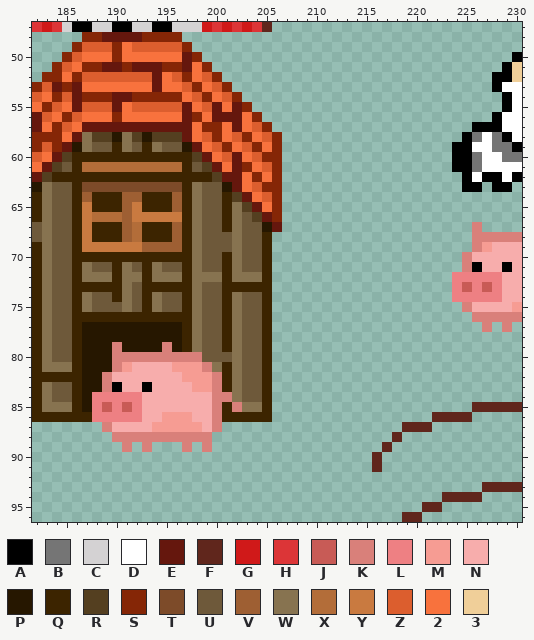
Pixel-art file -- AnimalFarm/Assets/_Game/Sprites/AnimalFarm_Atlas.aseprite. Above, as it was before the edit.
256x256 pixels, 1 frame. Colours within 5 levels of each other are drawn and written as one. Shown: x 182..230, y 47..96.
Palette (. is transparent): A #000000  B #757575  C #d4d2d3  D #ffffff  E #65170d  F #60261c  G #d01919  H #dc3537  J #c85b56  K #d9807a  L #ee8083  M #f69c93  N #f7adac  P #261700  Q #3c2400  R #543f20  S #852606  T #7d4b29  U #6e593a  V #9e5f33  W #877350  X #b36d39  Y #c97a40  Z #dc5e2e  2 #f8723d  3 #f0cf99
Pixels before (only the part around the change), first column x 182:
47 HGHCAACCAACCAACCCGHGHGHF.........................
48 .....SSEEEESSSS..................................
49 ....SZZZS2ZZZZZS.................................
50 ...SZ222S222222ES...............................A
51 ..SZ2SSEESEEESSE2S.............................A3
52 .SS2SZZZZZZZE2ZS2ZS...........................AA3
53 SZESE2222222E22ZS2ZS..........................ADD
54 Z2SZESSSEESSSSS2ZS2ZS..........................AD
55 2SZ2EZZZE2ZZZZZE2ZE2ES.........................AD
56 EZ2SZ222S222222ES2EEE2S.......................ADD
57 E2SZ2EEEEEEEEEEE2SS2E2ZS....................AAADD
58 SSS2EWRRPWRPRRRE2ZS2ZS2ZS..................ABDBAD
59 SZSEPWUUQWUQWUUPE2ZS2ZS2S.................AADDBBA
60 Z2ERQQQQQQQQQQQQRE2ZE2ZSS.................AABDDBB
61 2ERUQXXXXXXXXXXQURE2ES2ZS.................AABDDDD
62 ERQQQQQQQQQQQQQQQQREE2S2S..................ADAADA
63 PWUUQTTTTTTTTTTQWUUPE2ZSS..................AA.AA.
64 QWUUQVQQQVVQQQVQWUUQRE2ZS........................
65 QWUUQYQQQVYQQQVQWUUQWRE2S........................
66 QWUUQYXXXVYYYYYQWUUQWURES........................
67 UWUUQYQQQVXQQQVQWUUQWUUPE...................K....
68 UWUUQYQQQVXQQQVQWUUUWUUQ....................KKKKK
69 QWUUQYYYYYYVVVVQWUUUWUUQ....................KMNNN
70 QWUUQQQQQQQQQQQQWUUQWUUQ...................KNNNNN
71 QWUUQWUUQWUQWUUQWUUQWUUQ...................KANNAN
72 QWUUQWWWQWWQWWWQWWWQWWWQ..................LLLLLNN
73 QWUUQQQQQWUQQQQQWUUQQQQQ..................LJLJLNN
74 QWUUQWUUQWUQWUUQWUUQWUUQ..................LLLLLNN
75 QWUUQWUUUWUQWUUQWUUQWUUQ...................KNNNNM
76 QWUUQQQQQQQQQQQQWUUQWUUQ....................KKKKK
77 QWUUQPPPPPPPPPPQWUUQWUUQ.....................K.K.
78 QWUUQPPPPPPPPPPQWUUQWUUQ.........................
79 QWUUQPPPKPPPPKPQWUUQWUUQ.........................
80 QWUUQPPPKKKKKKKKKUUUWUUQ.........................
81 QWWWQPPPKMNNNNMMMKWQWUUQ.........................
82 QQQQQPPKNNNNNNNMMMKQWUUQ.........................
83 QWUUQPPKANNANNNNMMKQWUUQ.........................
84 QWUUQPLLLLLNNNNNNNKKWUUQ.........................
85 QWWWQPLJLJLNNNNNNNKQKWWQ....................FFFFF
86 QQQQQQLLLLLNNMMMNNKQQQQQ................FFFF.....
87 .......KNNNNMMMMMNK..................FFF.........
88 ........KKKKKKKKKK..................F............
89 .........K.K...K.K.................F.............
90 ..................................F..............
91 ..................................F..............
92 .................................................
93 .............................................FFFF
94 .........................................FFFF....
95 .......................................FF........
96 .....................................FF..........
After:
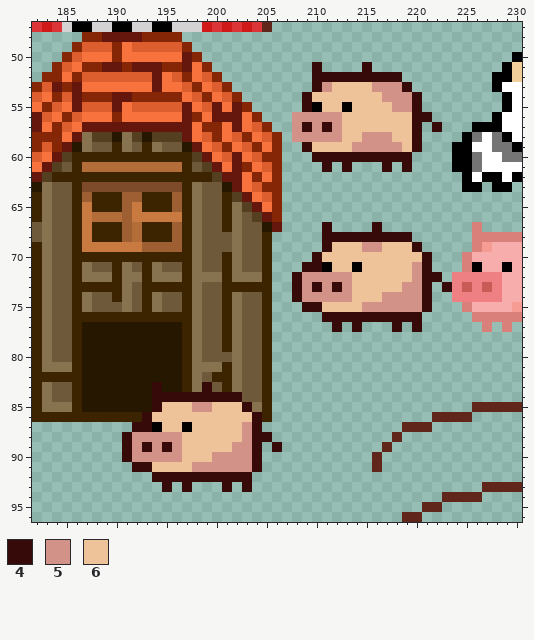
Colours new in this view: 4 #350a09  5 #d29287  6 #eec39a
From old to new:
y 51: x 210 . -> 4; x 215 . -> 4
y 52: x 210..218 ......... -> 444444444
y 53: x 210..219 .......... -> 4566665554
y 54: x 209..220 ............ -> 466666665554
y 55: x 209..220 ............ -> 4A66A6666554
y 56: x 208..221 .............. -> 55555666666644
y 57: x 208..220 ............. -> 5454566666664; x 222 . -> 4
y 58: x 208..220 ............. -> 5555566555664
y 59: x 209..220 ............ -> 466665555564
y 60: x 210..219 .......... -> 4444444444
y 61: x 211 . -> 4; x 213 . -> 4; x 217 . -> 4; x 219 . -> 4
y 67: x 211 . -> 4; x 216 . -> 4
y 68: x 211..219 ......... -> 444444444
y 69: x 211..220 .......... -> 4666556664
y 70: x 210..221 ............ -> 466666666664
y 71: x 209..221 ............. -> 44A66A6666654
y 72: x 208..222 ............... -> 455555666666544
y 73: x 208..221 .............. -> 45454566666554; x 223 . -> 4
y 74: x 208..221 .............. -> 45555566655554
y 75: x 209..221 ............. -> 4466665555554
y 76: x 211..220 .......... -> 4444444444
y 77: x 212 . -> 4; x 214 . -> 4; x 218 . -> 4; x 220 . -> 4
y 79: x 190 K -> P; x 195 K -> P
y 80: x 190..198 KKKKKKKKK -> PPPPPPPQW
y 81: x 190..199 KMNNNNMMMK -> PPPPPPPQWW
y 82: x 189..200 KNNNNNNNMMMK -> PPPPPPPPQWUQ
y 83: x 189..200 KANNANNNNMMK -> PPPPP4PPQW4U
y 84: x 188..202 LLLLLNNNNNNNKKW -> PPPPPP444444444
y 85: x 188..203 LJLJLNNNNNNNKQKW -> PPPPPP4666556664
y 86: x 188..204 LLLLLNNMMMNNKQQQQ -> QQQQQ466666666664
y 87: x 189..204 KNNNNMMMMMNK.... -> ...44A66A6666654
y 88: x 190..205 KKKKKKKKKK...... -> .455555666666544
y 89: x 191..204 K.K...K.K..... -> 45454566666554; x 206 . -> 4
y 90: x 191..204 .............. -> 45555566655554
y 91: x 192..204 ............. -> 4466665555554
y 92: x 194..203 .......... -> 4444444444
y 93: x 195 . -> 4; x 197 . -> 4; x 201 . -> 4; x 203 . -> 4
Pixel boxes of the changes (left, top, right, bottom) in both pictures:
added: (292, 62, 442, 172)
added: (292, 222, 452, 332)
changed: (92, 342, 282, 492)
